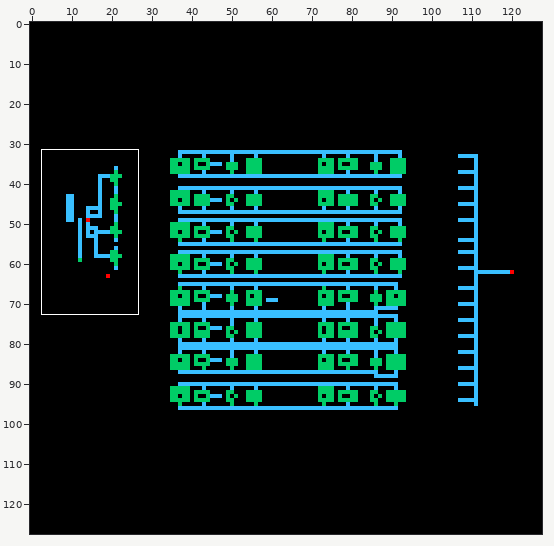
Sprite sheet -- eDRAMLib/4X16_Decoder/schematic/thumbnail_128x128.png. Above, an overview of the earlier version with the close-up marked.
Close-up. Before the edit:
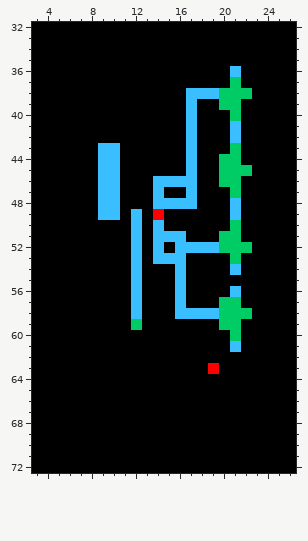
The file is 128x128 pixels. Shown: x 3..26, y 32..72. The commit also changed other parts of the picture, which this record leaves out.
Now the later version:
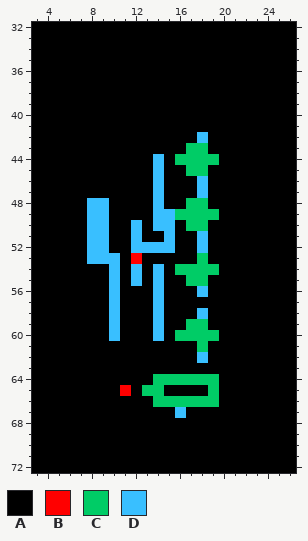
Palette (. is transparent): A #000000  B #ff0000  C #00cc66  D #39bfff
Edits made:
y 36: x 21 D -> A
y 37: x 21 C -> A
y 38: x 17..22 DDDCCC -> AAAAAA
y 39: x 17 D -> A; x 20..21 CC -> AA
y 40: x 17 D -> A; x 21 C -> A
y 41: x 17 D -> A; x 21 D -> A
y 42: x 17..18 DA -> AD; x 21 D -> A
y 43: x 9..10 DD -> AA; x 17..18 DA -> CC; x 21 C -> A
y 44: x 9..10 DD -> AA; x 14 A -> D; x 16..21 ADAACC -> CCCCAA
y 45: x 9..10 DD -> AA; x 14 A -> D; x 17..18 DA -> CC; x 20..22 CCC -> AAA
y 46: x 9..10 DD -> AA; x 15..18 DDDA -> AAAD; x 20..21 CC -> AA
y 47: x 9..10 DD -> AA; x 17..18 DA -> AD; x 21 C -> A
y 48: x 8 A -> D; x 10 D -> A; x 15..18 DDDA -> AACC; x 21 D -> A
y 49: x 8 A -> D; x 10 D -> A; x 12 D -> A; x 14..19 BAAAAA -> DDCCCC; x 21 D -> A
y 50: x 8..9 AA -> DD; x 15 A -> D; x 17..18 AA -> CC; x 21 C -> A
y 51: x 8..9 AA -> DD; x 14 D -> A; x 16 D -> A; x 18 A -> D; x 20..21 CC -> AA
y 52: x 8..9 AA -> DD; x 13 A -> D; x 15..17 ADD -> DAA; x 19..22 DCCC -> AAAA
y 53: x 8..10 AAA -> DDD; x 12 D -> B; x 14..16 DDD -> AAA; x 18 A -> C; x 21 C -> A
y 54: x 10 A -> D; x 14 A -> D; x 16..19 DAAA -> CCCC; x 21 D -> A
y 55: x 10 A -> D; x 14 A -> D; x 16..18 DAA -> ACC
y 56: x 10 A -> D; x 12 D -> A; x 14 A -> D; x 16 D -> A; x 18 A -> D; x 21 D -> A
y 57: x 10 A -> D; x 12 D -> A; x 14 A -> D; x 16 D -> A; x 20..21 CC -> AA
y 58: x 10 A -> D; x 12 D -> A; x 14 A -> D; x 16..17 DD -> AA; x 19..22 DCCC -> AAAA
y 59: x 10 A -> D; x 12 C -> A; x 14 A -> D; x 17..18 AA -> CC; x 20..21 CC -> AA
y 60: x 10 A -> D; x 14 A -> D; x 16..19 AAAA -> CCCC; x 21 C -> A
y 61: x 18 A -> C; x 21 D -> A
y 62: x 18 A -> D
y 63: x 19 B -> A
y 64: x 14..19 AAAAAA -> CCCCCC
y 65: x 11 A -> B; x 13..14 AA -> CC; x 19 A -> C
y 66: x 14..19 AAAAAA -> CCCCCC
y 67: x 16 A -> D
